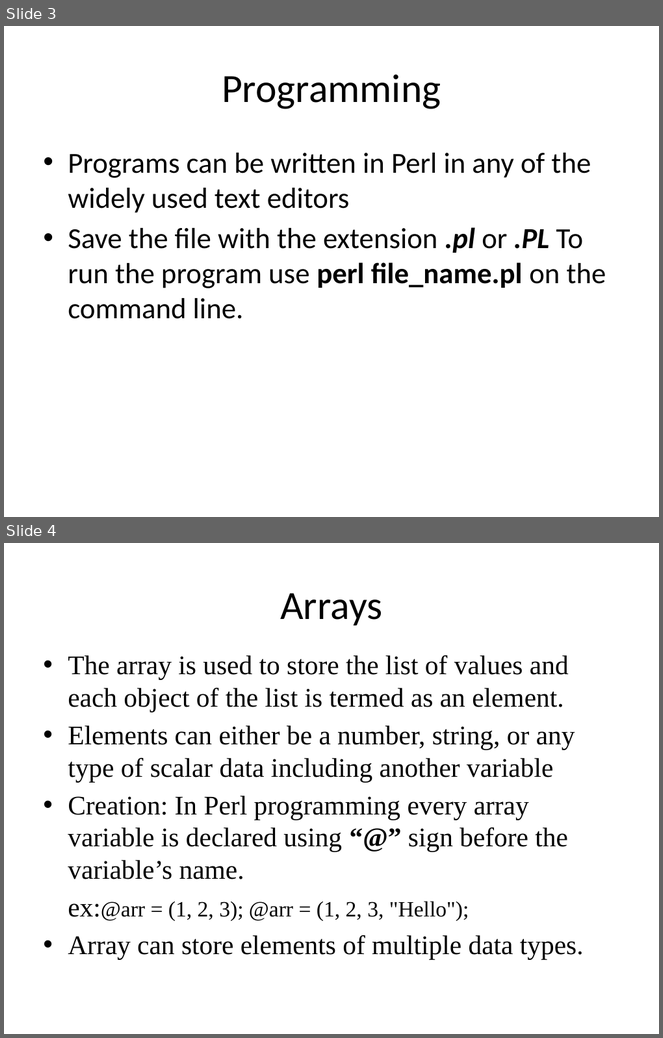
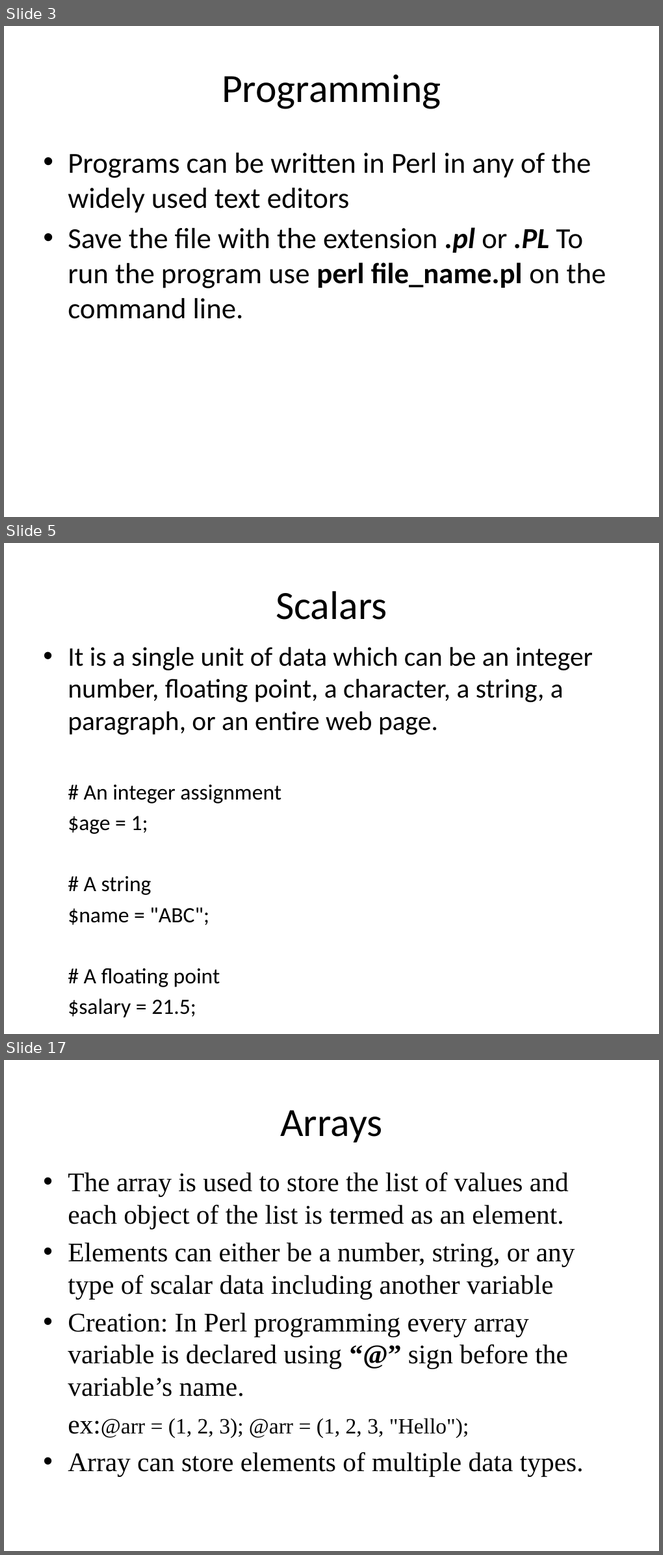
Before and after one commit to srivalli-project/BI_Team_Status, a slide deck: Santhoshi/PerlBasics.pptx. Shown one above the other, each under a label of ours: slides 3 and 4 before the commit, slides 3, 5 and 17 after it; the slides between them are not shown. The pictures are 663x1038 and 663x1555 pixels, drawn with LibreOffice and Linux fonts; fonts in the diff are those of the drawing. Boxes give left, top, right and bottom in pixels: in the first picture for what was removed or moved away, otherwise in the second. Text is boxed around its words. In the diff, an @@ line names an element or a change of style, - is before the commit and + after.

```diff
--- a/Santhoshi/PerlBasics.pptx
+++ b/Santhoshi/PerlBasics.pptx
@@ slide 5 added at bbox=[4, 543, 659, 1034], background #FFFFFF @@
@@ title added at bbox=[276, 591, 387, 620], 44 pt, text #000000 @@
+Scalars
@@ text added at bbox=[68, 647, 593, 988], 29.6 pt, text #000000 @@
+• It is a single unit of data which can be an integer number, floating point, a character, a string, a paragraph, or an entire web page.
+# An integer assignment
+$age = 1;
+# A string
+$name = "ABC";
+# A floating point
+$salary = 21.5;
@@ what was slide 4 is now slide 17 @@
```
Also in this commit, not shown: 12 other slides added, 8 other files.
